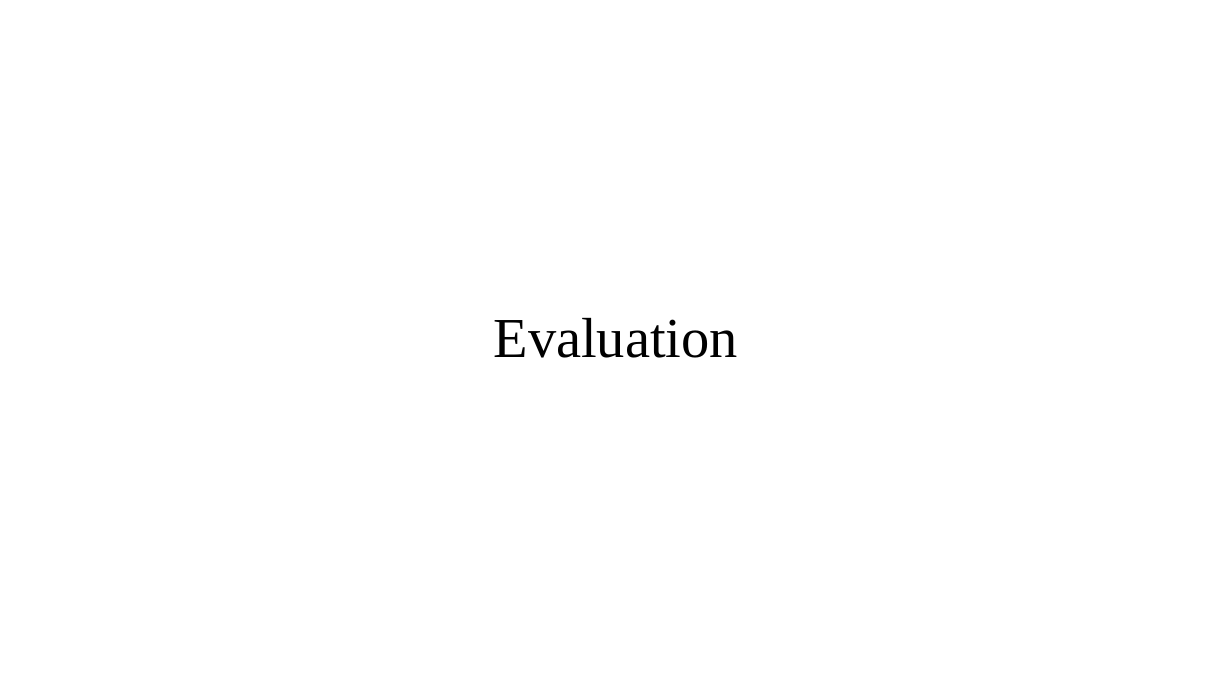
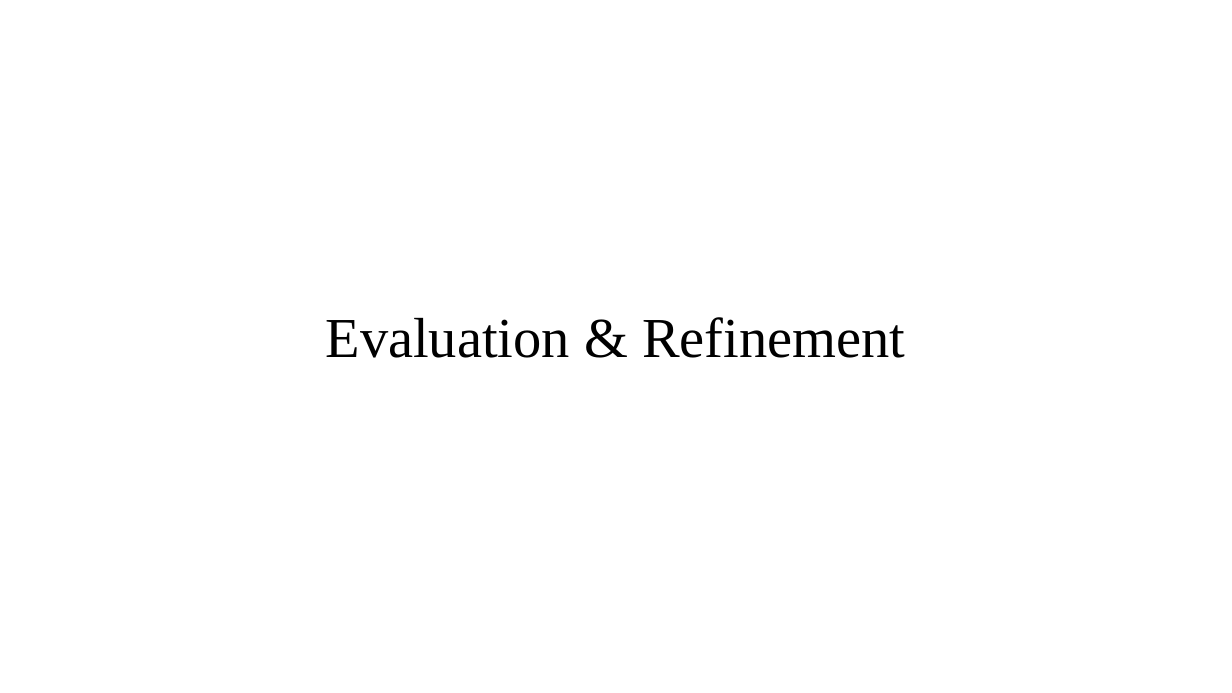
Before and after one commit to JaVonox/AIChatbot, a slide deck: slide 19 of Documentation/100505349.pptx (slide 16 before the commit). Drawn at 1232x693 pixels with LibreOffice and Linux fonts; fonts in the diff are those of the drawing. Boxes give left, top, right and bottom in pixels: in the first picture for what was removed or moved away, otherwise in the second. Text is boxed around its words. In the diff, an @@ line names an element or a change of style, - is before the commit and + after.

```diff
--- a/Documentation/100505349.pptx
+++ b/Documentation/100505349.pptx
@@ title at (x1=326, y1=317, x2=905, y2=358): text changed @@
-Evaluation
+Evaluation & Refinement
```
Also in this commit, not shown: 13 other slides changed, 3 slides added, 2 other files.
